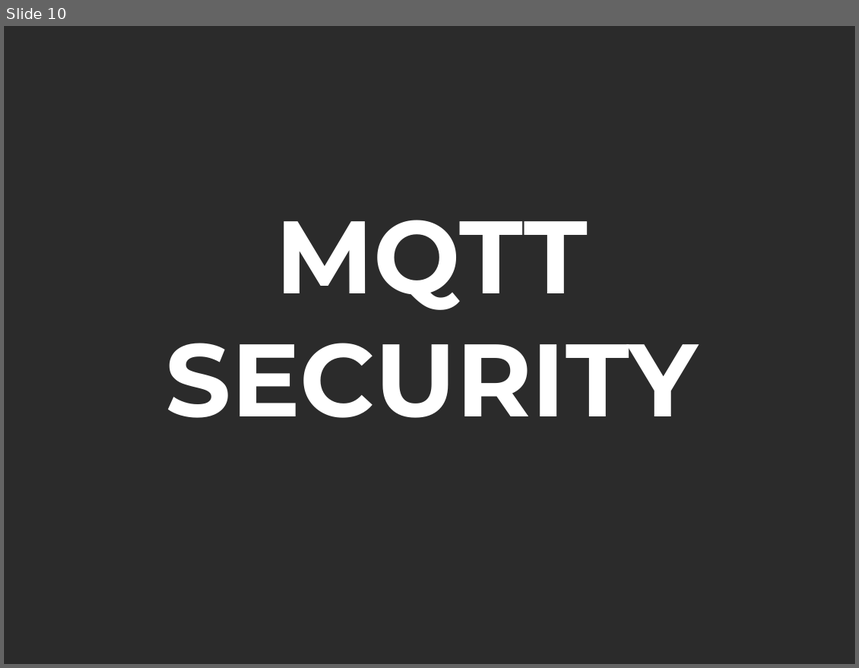
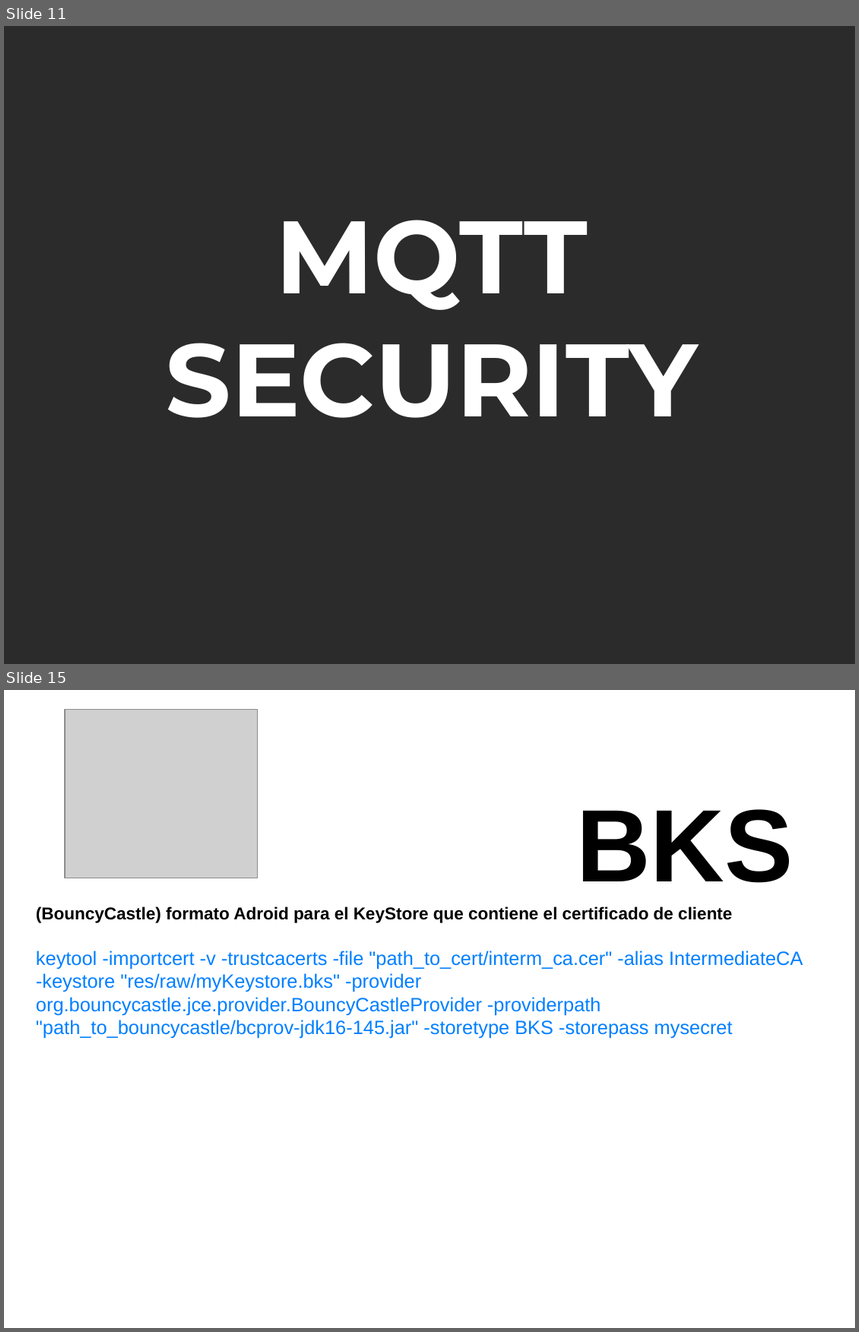
Before and after one commit to Heserral/MQTT_VigoLabs, a slide deck: MQTT_Vigolabs.odp. Shown one above the other, each under a label of ours: slide 10 before the commit, slides 11 and 15 after it; the slides between them are not shown. The pictures are 859x668 and 859x1332 pixels, drawn with LibreOffice and Linux fonts; fonts in the diff are those of the drawing; grey boxes stand for pictures; background and template pictures are left out; a plain dark background stands for a picture behind light text. Boxes give left, top, right and bottom in pixels: in the first picture for what was removed or moved away, otherwise in the second. Text is boxed around its words. In the diff, an @@ line names an element or a change of style, - is before the commit and + after.

```diff
--- a/MQTT_Vigolabs.odp
+++ b/MQTT_Vigolabs.odp
@@ slide 15 added at (4,690,855,1328), background #FFFFFF @@
@@ picture added at (65,709,258,878) @@
@@ text added at (36,809,803,1039), 18 pt, text #007FFF @@
+BKS
+(BouncyCastle) formato Adroid para el KeyStore que contiene el certificado de cliente
+keytool -importcert -v -trustcacerts -file "path_to_cert/interm_ca.cer" -alias IntermediateCA -keystore "res/raw/myKeystore.bks" -provider org.bouncycastle.jce.provider.BouncyCastleProvider -providerpath "path_to_bouncycastle/bcprov-jdk16-145.jar" -storetype BKS -storepass mysecret
@@ what was slide 10 is now slide 11 @@
```
Also in this commit, not shown: 4 other slides added, 1 slide removed.
